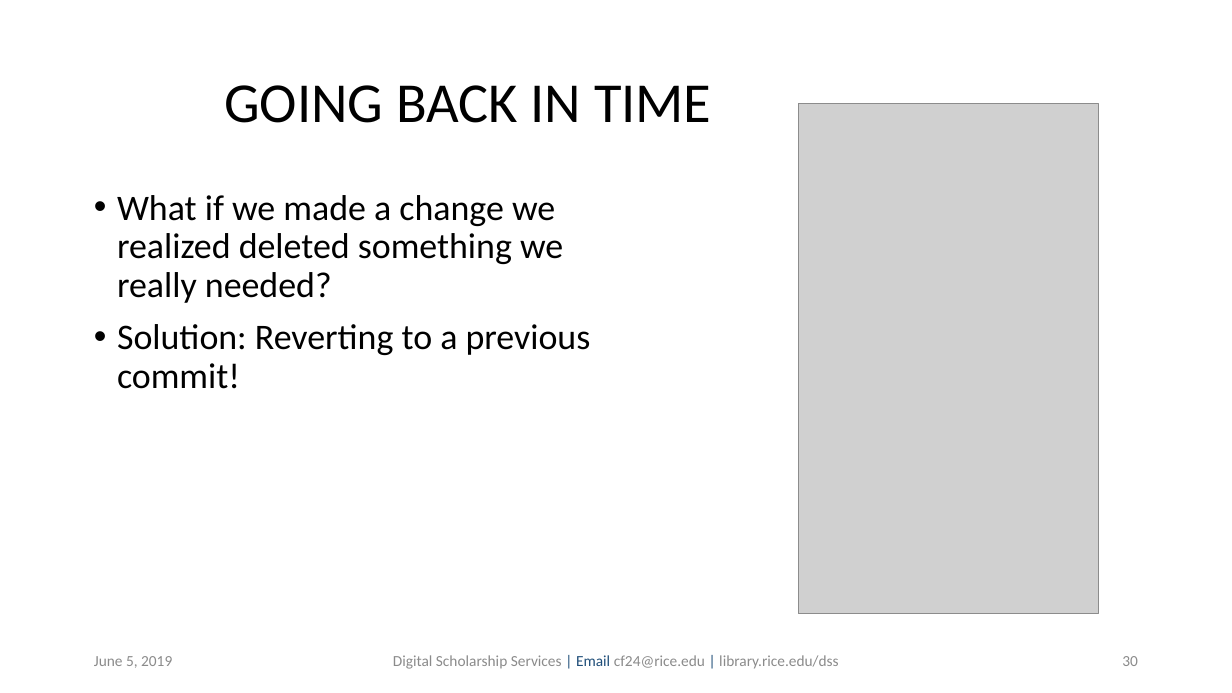
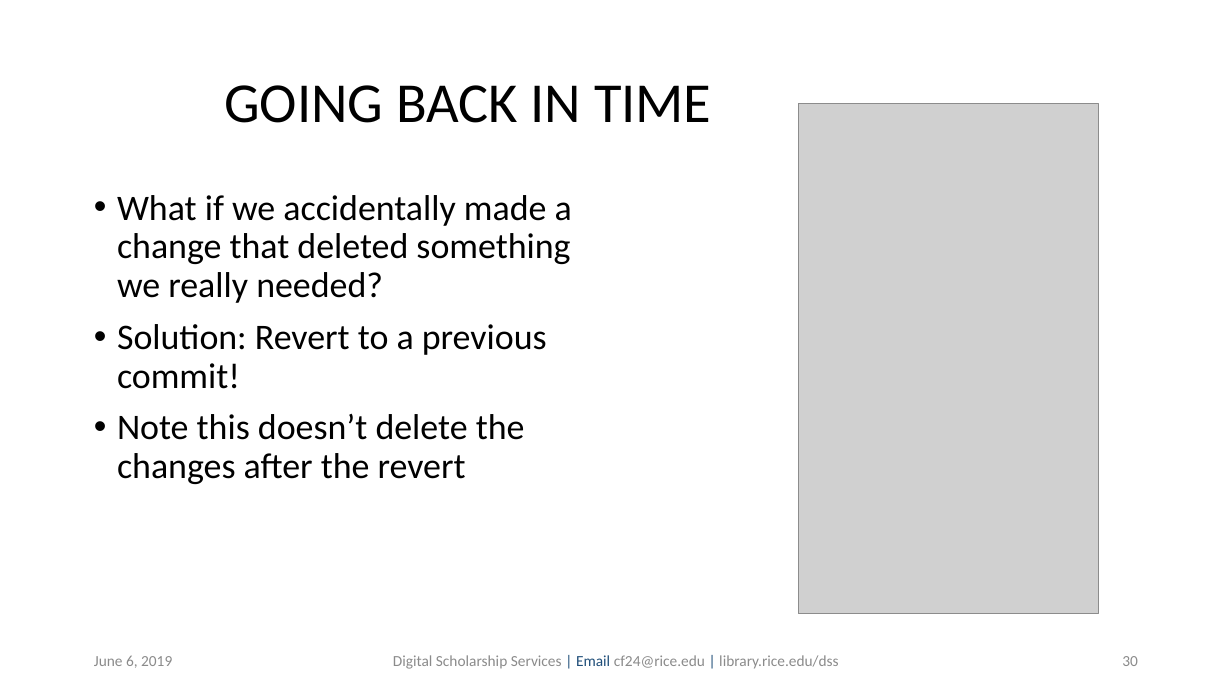
Before and after one commit to bakitybacon/rice-data-and-donuts, a slide deck: slide 30 of github/Introduction to Git & GitHub.pptx. Drawn at 1232x693 pixels with LibreOffice and Linux fonts; fonts in the diff are those of the drawing; grey boxes stand for pictures; background and template pictures are left out. Boxes give left, top, right and bottom in pixels: in the first picture for what was removed or moved away, otherwise in the second. Text is boxed around its words. In the diff, an @@ line names an element or a change of style, - is before the commit and + after.

Commit message:
edited text

```diff
--- a/github/Introduction to Git & GitHub.pptx
+++ b/github/Introduction to Git & GitHub.pptx
@@ text at [117, 195, 572, 484]: text changed @@
-• What if we made a change we realized deleted something we really needed?
-• Solution: Reverting to a previous commit!
+• What if we accidentally made a change that deleted something we really needed?
+• Solution: Revert to a previous commit!
+• Note this doesn’t delete the changes after the revert
@@ text at [94, 655, 172, 668]: text changed @@
-June 5, 2019
+June 6, 2019
```
Also in this commit, not shown: 39 other slides changed, 1 slide added.
